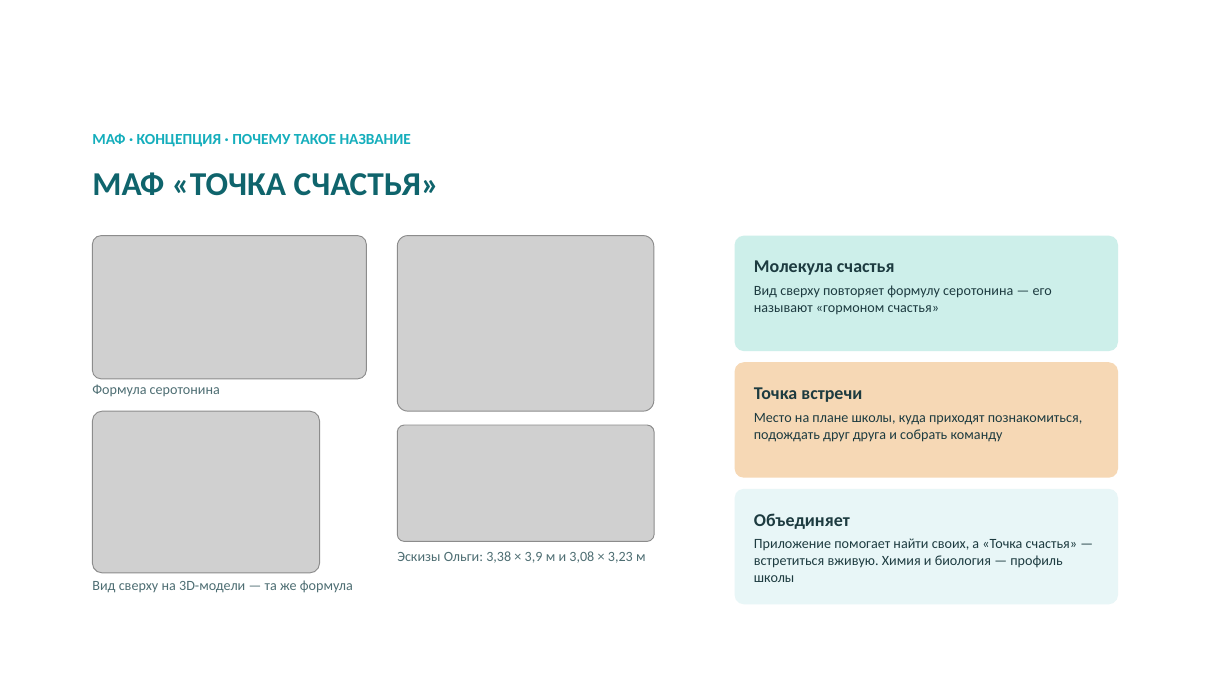
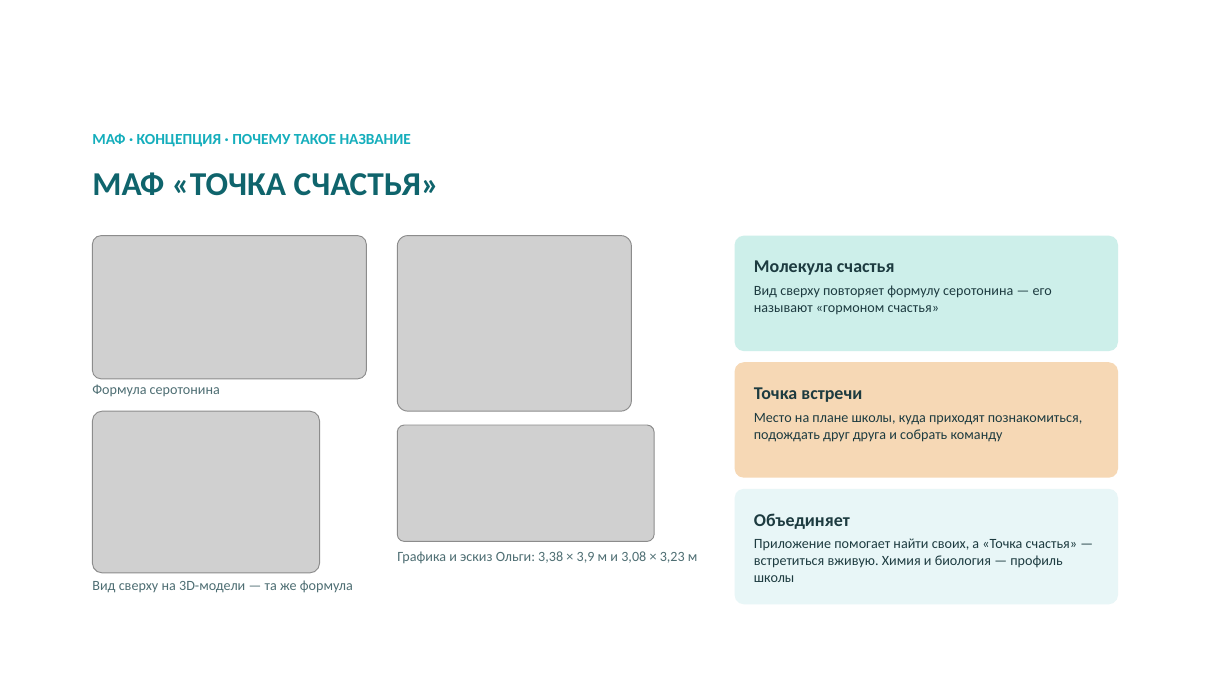
Before and after one commit to bnhogpad228/school-app, a slide deck: slide 11 of presentation/shkolny-dvor-SK-sreda.pptx. Drawn at 1232x693 pixels with LibreOffice and Linux fonts; fonts in the diff are those of the drawing; grey boxes stand for pictures; background and template pictures are left out. Boxes give left, top, right and bottom in pixels: in the first picture for what was removed or moved away, otherwise in the second. Text is boxed around its words. In the diff, an @@ line names an element or a change of style, - is before the commit and + after.

```diff
--- a/presentation/shkolny-dvor-SK-sreda.pptx
+++ b/presentation/shkolny-dvor-SK-sreda.pptx
@@ picture: place and size @@
-picture at (397, 236, 654, 411)
+picture at (397, 236, 631, 411)
@@ text at (397, 551, 698, 563): text changed @@
-Эскизы Ольги: 3,38 × 3,9 м и 3,08 × 3,23 м
+Графика и эскиз Ольги: 3,38 × 3,9 м и 3,08 × 3,23 м
```
